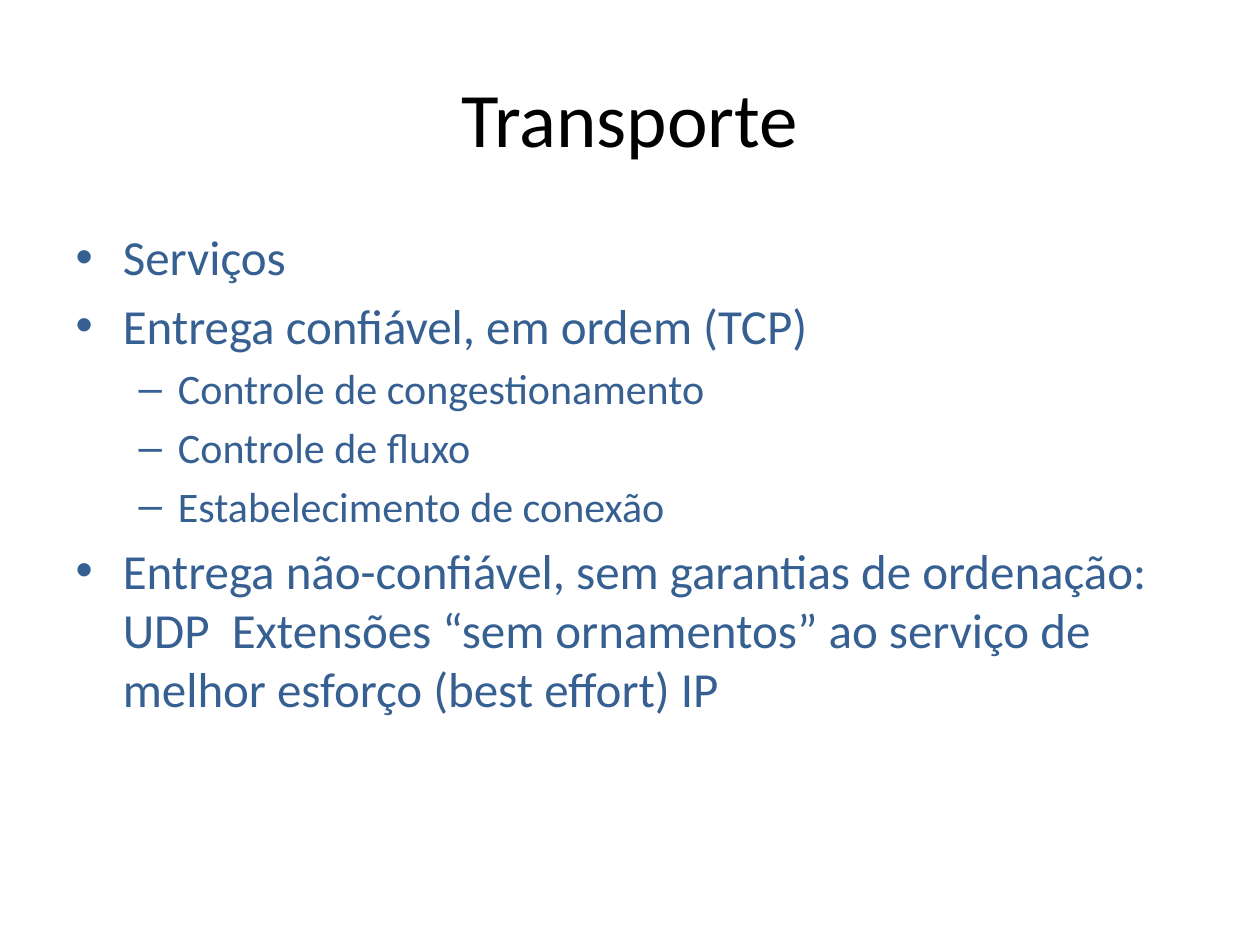
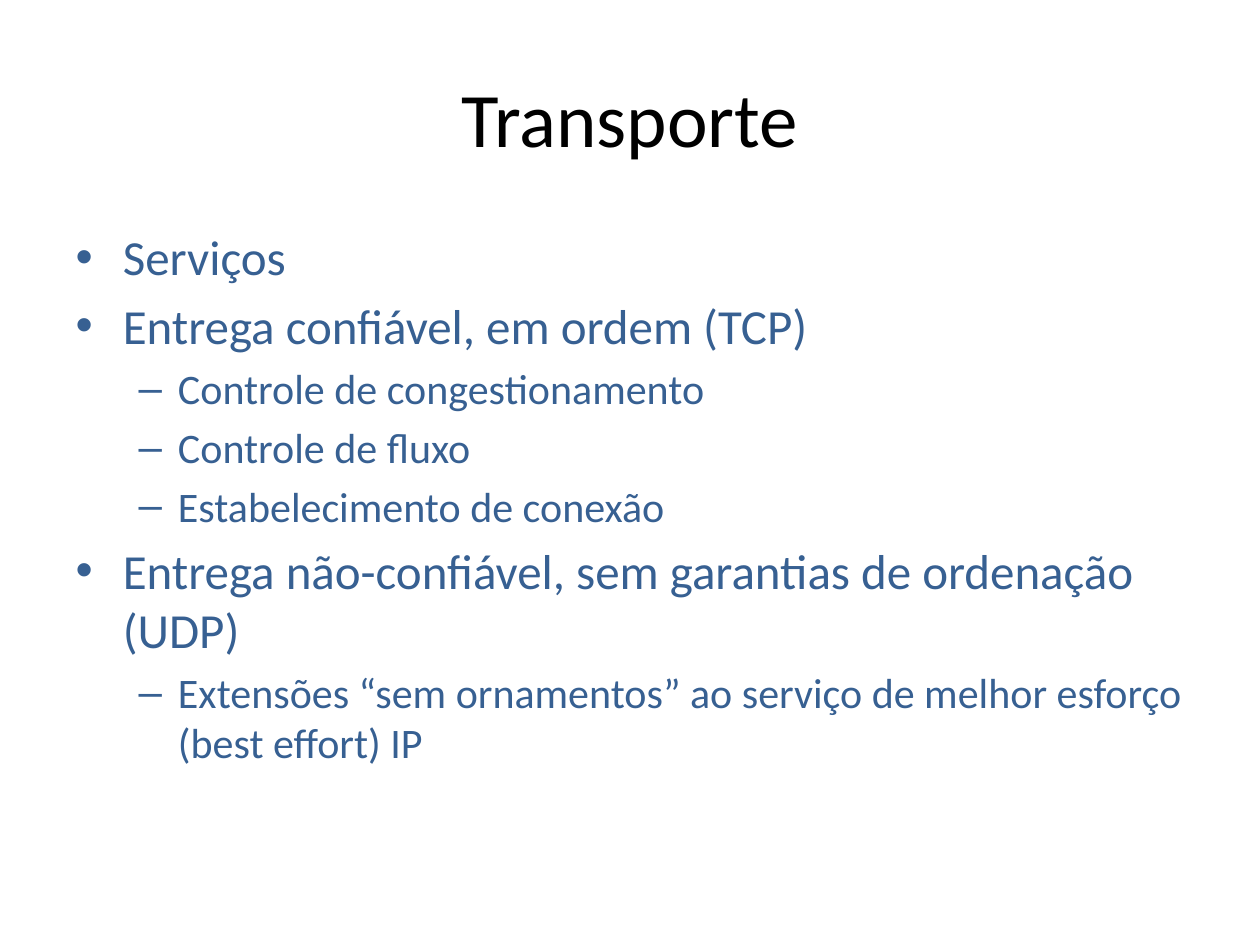
Before and after one commit to niviaquental/niviaquental.github.io, a slide deck: slide 3 of Presentations/Aula05-Transporte-UDP-TCP/05-Transporte-UDP-TCP.pptx. Drawn at 1260x945 pixels with LibreOffice and Linux fonts; fonts in the diff are those of the drawing; background and template pictures are left out. Boxes give left, top, right and bottom in pixels: in the first picture for what was removed or moved away, otherwise in the second. Text is boxed around its words. In the diff, an @@ line names an element or a change of style, - is before the commit and + after.

Commit message:
05-Transporte-UDP-TCP

```diff
--- a/Presentations/Aula05-Transporte-UDP-TCP/05-Transporte-UDP-TCP.pptx
+++ b/Presentations/Aula05-Transporte-UDP-TCP/05-Transporte-UDP-TCP.pptx
@@ text at [123, 555, 1182, 764]: text changed; size 28 to 24 pt @@
-• Entrega não-confiável, sem garantias de ordenação: UDP Extensões “sem ornamentos” ao serviço de melhor esforço (best effort) IP
+• Entrega não-confiável, sem garantias de ordenação (UDP)
+  – Extensões “sem ornamentos” ao serviço de melhor esforço (best effort) IP
```
Also in this commit, not shown: 4 other slides changed, 1 other file.
